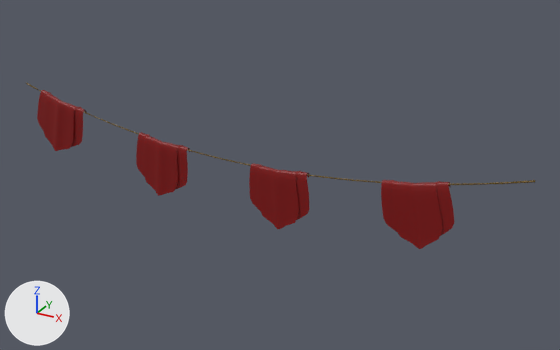
The FBX model Assets/Game/3D/Modelos/SM_BandeiraVermelha.fbx as it was, and as the next commit left it.
One viewpoint serves both versions: a 50 mm camera at (0.344, -0.656, 0.434) aimed at (-0.032, 0.028, 0.091). The axes (+X, +Y, +Z) are drawn at lower left. The lights are the same throughout. The older version comes first. Where no turn or scale is listed for an object, it has been applied to the vertices.

Names of what the first picture shows: 'SM_BandeiraVermelha'.
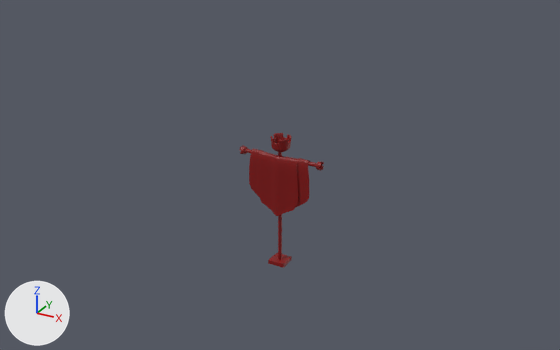
Location of each change, (x1, y1, x2, y2) in pixels of the pictures (560 x 350 px; the box of a moved part takes in the faces that stretch with it):
```json
{"object": "SM_BandeiraVermelha", "change": "reshaped, moved", "before": [26, 83, 535, 249], "after": [240, 133, 324, 268], "on screen": "83% narrower, 19% shorter"}
{"part": 1, "of": "me_mesh", "change": "moved or reshaped", "before": [249, 163, 309, 229], "after": [249, 149, 310, 216]}
{"part": 2, "of": "me_mesh", "change": "added", "after": [240, 145, 248, 154]}
{"part": 3, "of": "me_mesh", "change": "added", "after": [316, 162, 324, 171]}
{"part": 4, "of": "me_mesh", "change": "added", "after": [270, 133, 292, 152]}
{"part": 5, "of": "me_mesh", "change": "added", "after": [246, 149, 316, 167]}
{"part": 6, "of": "me_mesh", "change": "deleted", "before": [37, 90, 87, 151], "on screen": "red"}
{"part": 7, "of": "me_mesh", "change": "deleted", "before": [136, 133, 190, 196], "on screen": "red"}
{"part": 8, "of": "me_mesh", "change": "deleted", "before": [381, 180, 454, 249], "on screen": "red"}
{"part": 9, "of": "me_mesh", "change": "reshaped", "before": [26, 83, 535, 185], "after": [268, 152, 292, 268]}
```

The change, as JSON lines over the scene's bpy script:
```json
{"block": "me_mesh", "where": "# used by ob_sm_bandeiravermelha; location = (-0.0668, 0.0004, 0.0768)"}
{"op": "remove", "block": "me_mesh", "code": "me_mesh.from_pydata(...)  # 1144 vertices, 1024 faces; spans x -0.307..0.307, y -0.007..0.007, z -0.033..0.078"}
{"op": "add", "block": "me_mesh", "code": "me_mesh.from_pydata(...)  # 1485 vertices, 1478 faces; spans x -0.048..0.048, y -0.011..0.011, z -0.074..0.074"}
{"block": "me_mesh", "change": "me_mesh part 1: the loose piece of 265 vertices spanning x 0.013..0.086, y -0.007..0.007, z -0.033..0.037 is turned 2.7 degrees about the y axis through its middle, then moved by (-0.05, -0.003, 0.019)"}
{"block": "me_mesh", "change": "me_mesh part 2: a new loose piece of 403 vertices spanning x -0.048..-0.042, y -0.006..0.003, z 0.046..0.055, in mat_mt_bandeiravermelha (red #820000)"}
{"block": "me_mesh", "change": "me_mesh part 3: a new loose piece of 403 vertices spanning x 0.042..0.048, y -0.006..0.003, z 0.046..0.055, in mat_mt_bandeiravermelha (red #820000)"}
{"block": "me_mesh", "change": "me_mesh part 4: a new loose piece of 380 vertices spanning x -0.011..0.01, y -0.01..0.011, z 0.059..0.074, in mat_mt_bandeiravermelha (red #820000)"}
{"block": "me_mesh", "change": "me_mesh part 5: a new loose piece of 14 vertices spanning x -0.043..0.043, y -0.003..0.0, z 0.049..0.053, in mat_mt_bandeiravermelha (red #820000)"}
{"block": "me_mesh", "change": "me_mesh part 6: the loose piece of 265 vertices spanning x -0.293..-0.216, y -0.007..0.007, z -0.003..0.071 is deleted"}
{"block": "me_mesh", "change": "me_mesh part 7: the loose piece of 265 vertices spanning x -0.141..-0.068, y -0.007..0.007, z -0.029..0.042 is deleted"}
{"block": "me_mesh", "change": "me_mesh part 8: the loose piece of 265 vertices spanning x 0.164..0.239, y -0.007..0.007, z -0.015..0.059 is deleted"}
{"block": "me_mesh", "change": "me_mesh part 9"}
{"block": "me_mesh", "change": "84 vertices are removed from x -0.307..0.307, y -0.001..0.001, z 0.031..0.078"}
{"block": "me_mesh", "change": "80 faces are deleted"}
{"block": "me_mesh", "change": "14 vertices are added at x -0.01..0.009, y -0.011..0.008, z -0.074..-0.069"}
{"block": "me_mesh", "change": "6 new vertices lie (0.0, 0.0, 0.132) away from vertices in x -0.003..0.001, y -0.003..0.0, z -0.072"}
{"block": "me_mesh", "change": "11 new faces join them"}
{"op": "remove", "block": "me_mesh", "code": "me_mesh.materials.append(mat_mt_corda)  # brown #674c00"}
{"op": "set", "path": "ob_sm_bandeiravermelha.location", "old": "(-0.0668, 0.0004, 0.0768)", "new": "(-0.0164, 0.0024, 0.0738)"}
```
